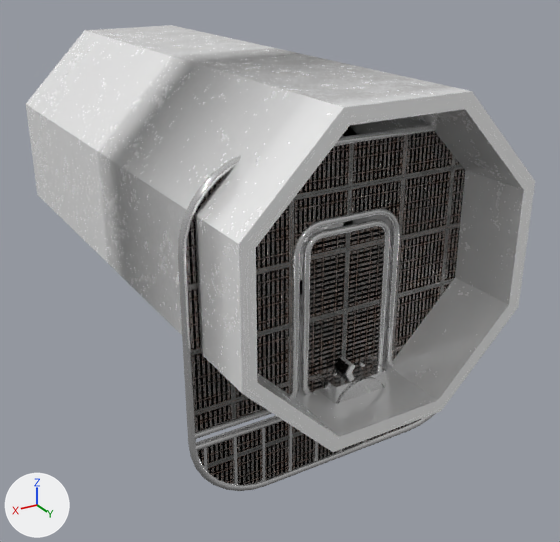
One commit to the FBX model public/models/objects_group.fbx: the scene before it, then after it.
Camera for both pictures: a 50 mm lens placed at (0.0661, 0.0899, 0.0694), pointed at (-0.0066, -0.0313, 0.0088). Lighting does not change. The marker at lower left points along +X, +Y and +Z. The older version comes first. Objects named as collision shapes, trigger or cutter boxes, shadow casters or lower levels of detail are left out. Where no turn or scale is listed for an object, it has been applied to the vertices.
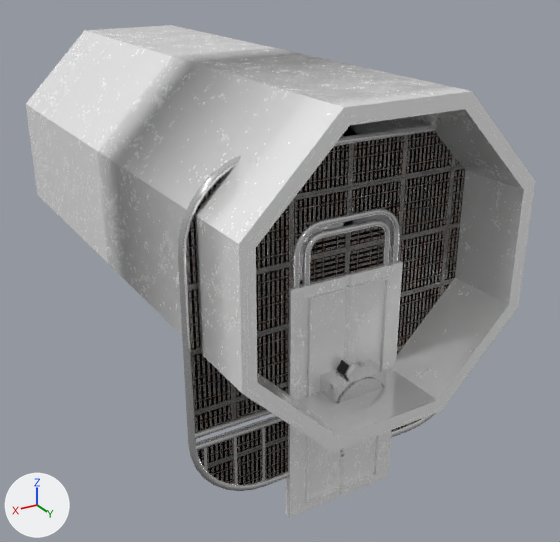
Location of each change, (x1, y1, x2, y2) in pixels of the pictures (560 x 542 px):
'door_left', added
    after: (286, 274, 347, 517)
'door_right', added
    after: (339, 261, 403, 495)
'door_frame', added
    after: (305, 277, 389, 504)
'pTorus30', unchanged, covered by the edit
    before: (309, 227, 384, 391)
    after: (310, 227, 384, 283)

The change in detail:
Mesh me_mesh_049_1 is new.
It has 12 vertices, 8 faces and spans x -0.0106..0.0, y -0.0006..0.0006, z -0.0212..0.0212.
It uses material mat_plasteel_mat.
Mesh me_mesh_050_1 is new.
It has 12 vertices, 8 faces and spans x -0.0106..0.0, y -0.0006..0.0006, z -0.0212..0.0212.
It uses material mat_plasteel_mat.
Mesh me_mesh_051_1 is new.
It has 32 vertices, 32 faces and spans x -0.0075..0.0075, y -0.0013..0.0013, z -0.0194..0.0194.
It uses material mat_plasteel_mat.
Object 'door_left' (ob_door_left) is new; it shows me_mesh_049_1.
Its location is (0.0106, 0.0, 0.0).
Object 'door_right' (ob_door_right) is new; it shows me_mesh_050_1.
Its location is (0.0, 0.0, 0.0).
Object 'door_frame' (ob_door_frame) is new; it shows me_mesh_051_1.
Its location is (0.0, 0.0, 0.0).
